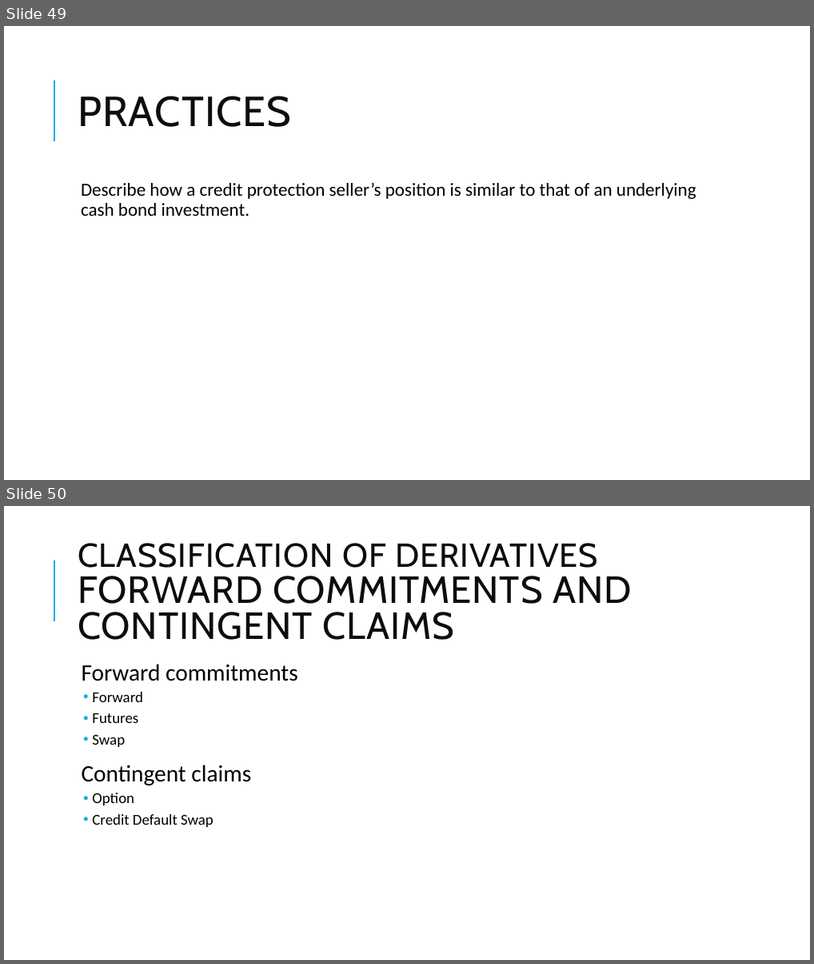
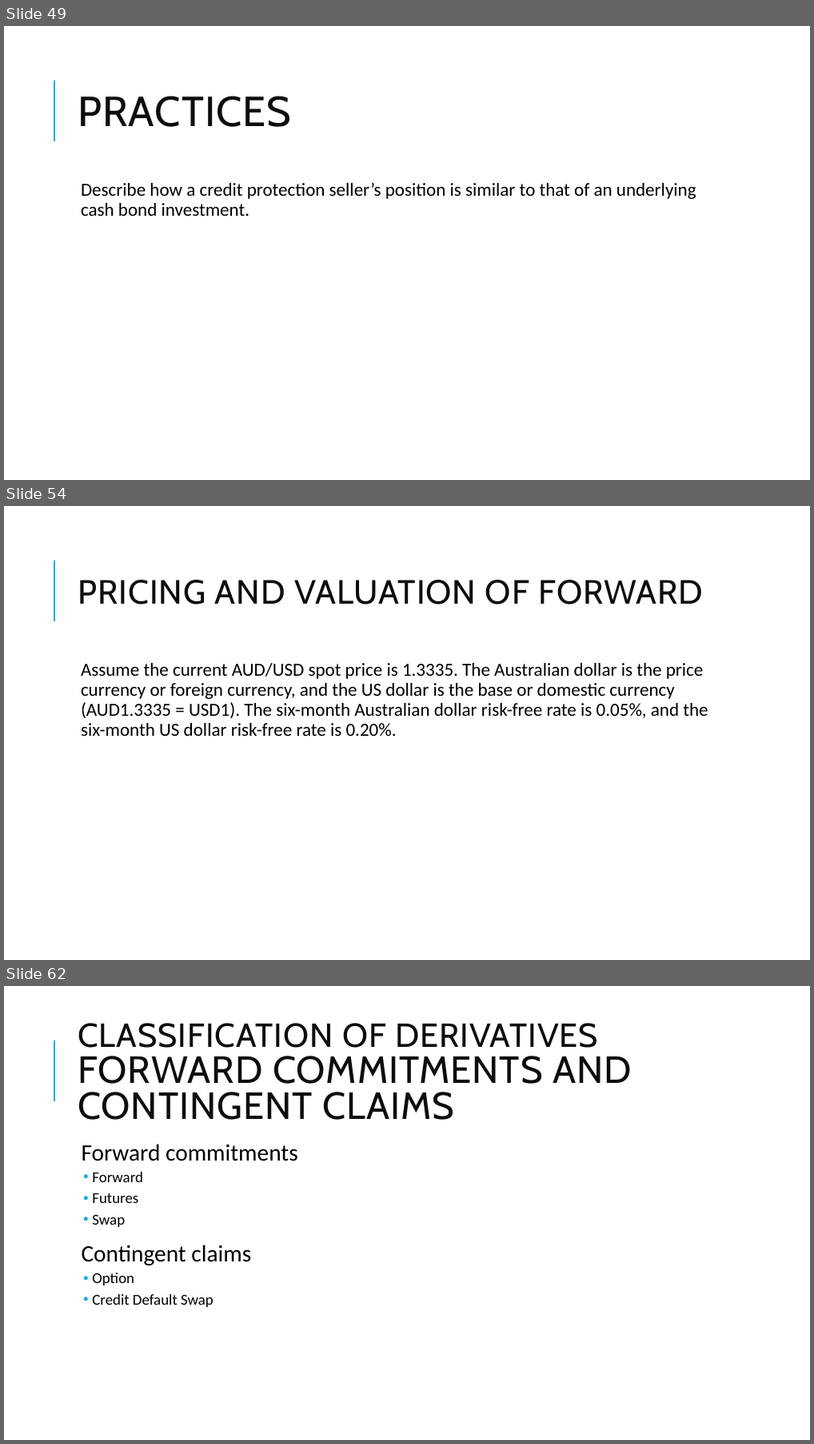
Before and after one commit to Isco0530/data, a slide deck: Derivatives.pptx. Shown one above the other, each under a label of ours: slides 49 and 50 before the commit, slides 49, 54 and 62 after it; the slides between them are not shown. The pictures are 814x964 and 814x1444 pixels, drawn with LibreOffice and Linux fonts; fonts in the diff are those of the drawing; background and template pictures are left out. Boxes give left, top, right and bottom in pixels: in the first picture for what was removed or moved away, otherwise in the second. Text is boxed around its words. In the diff, an @@ line names an element or a change of style, - is before the commit and + after.

```diff
--- a/Derivatives.pptx
+++ b/Derivatives.pptx
@@ slide 54 added at <box>4,506,810,960</box>, background #FFFFFF; not listed: 1 template element that a slide beside it also shows @@
@@ title added at <box>78,580,703,604</box>, 40 pt, text #0D0D0D @@
+PRICING AND VALUATION OF FORWARD
@@ text added at <box>81,663,708,736</box>, 22 pt, text #000000 @@
+  Assume the current AUD/USD spot price is 1.3335. The Australian dollar is the price currency or foreign currency, and the US dollar is the base or domestic currency (AUD1.3335 = USD1). The six-month Australian dollar risk-free rate is 0.05%, and the six-month US dollar risk-free rate is 0.20%.
@@ what was slide 50 is now slide 62 @@
```
Also in this commit, not shown: 11 other slides added, 1 other file.
